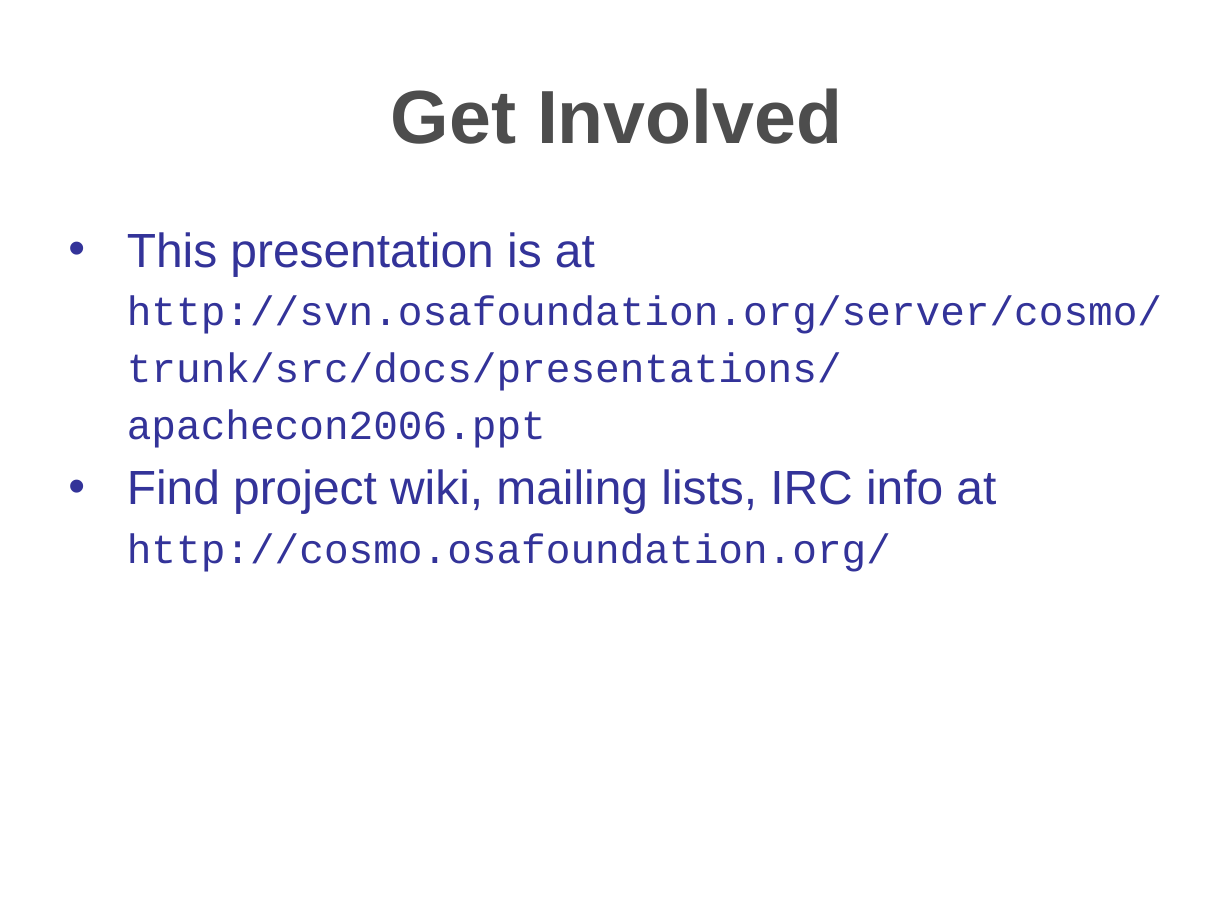
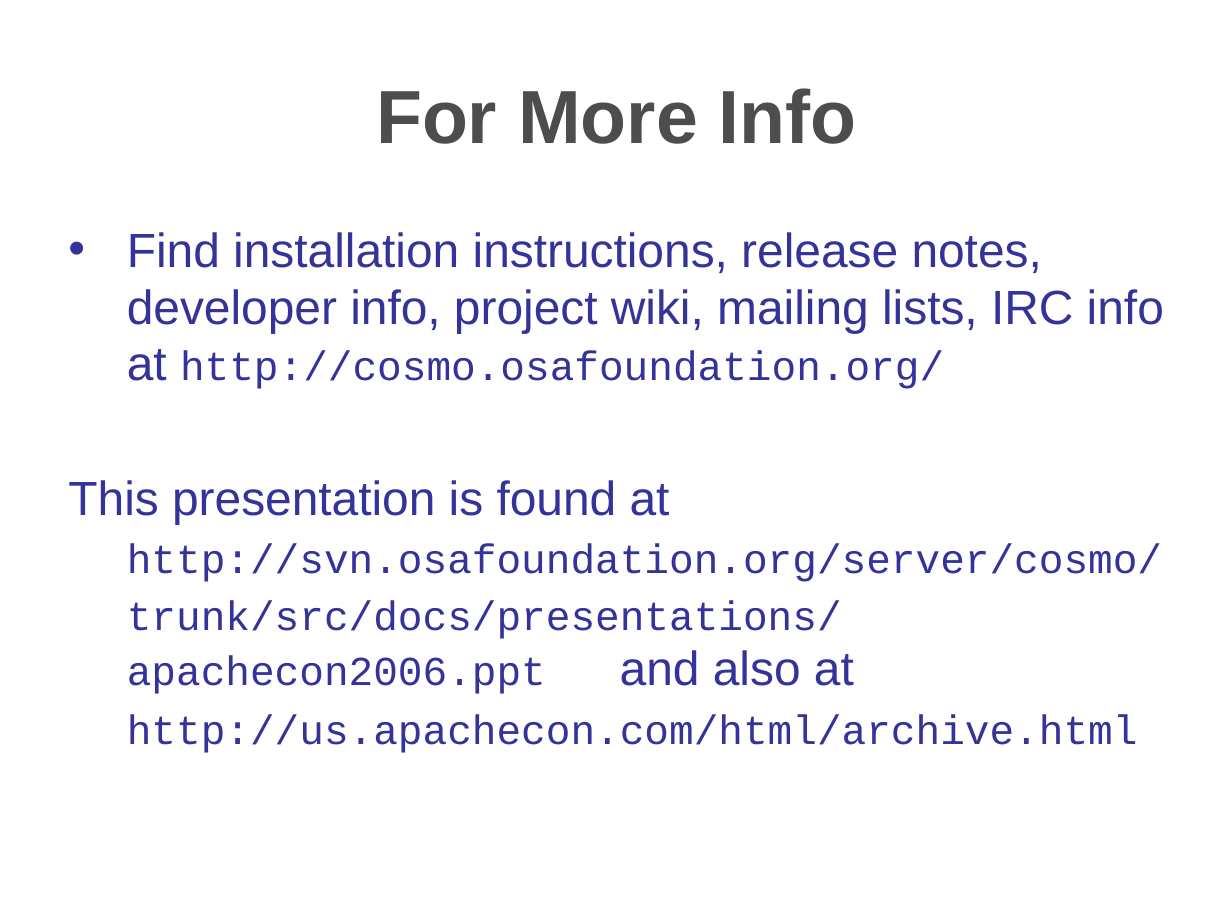
Before and after one commit to hzbarcea/cosmo, a slide deck: slide 32 of src/docs/presentations/apachecon2006.ppt (slide 30 before the commit). Drawn at 1232x924 pixels with LibreOffice and Linux fonts; fonts in the diff are those of the drawing; background and template pictures are left out. Boxes give left, top, right and bottom in pixels: in the first picture for what was removed or moved away, otherwise in the second. Text is boxed around its words. In the diff, an @@ line names an element or a change of style, - is before the commit and + after.

```diff
--- a/src/docs/presentations/apachecon2006.ppt
+++ b/src/docs/presentations/apachecon2006.ppt
@@ freeform shape at (0,0,1232,195): fill gradient #FFFFFF to #6993CA to gradient #6993CA to #FFFFFF @@
@@ title at (376,88,857,144): text changed @@
-Get Involved
+For More Info
@@ text at (68,232,1164,753): text changed @@
-• This presentation is at http://svn.osafoundation.org/server/cosmo/trunk/src/docs/presentations/apachecon2006.ppt
-• Find project wiki, mailing lists, IRC info at http://cosmo.osafoundation.org/
+• Find installation instructions, release notes, developer info, project wiki, mailing lists, IRC info at http://cosmo.osafoundation.org/
+This presentation is found at http://svn.osafoundation.org/server/cosmo/trunk/src/docs/presentations/apachecon2006.ppt and also at http://us.apachecon.com/html/archive.html
```
Also in this commit, not shown: 23 other slides changed, 10 slides added, 6 slides removed.
